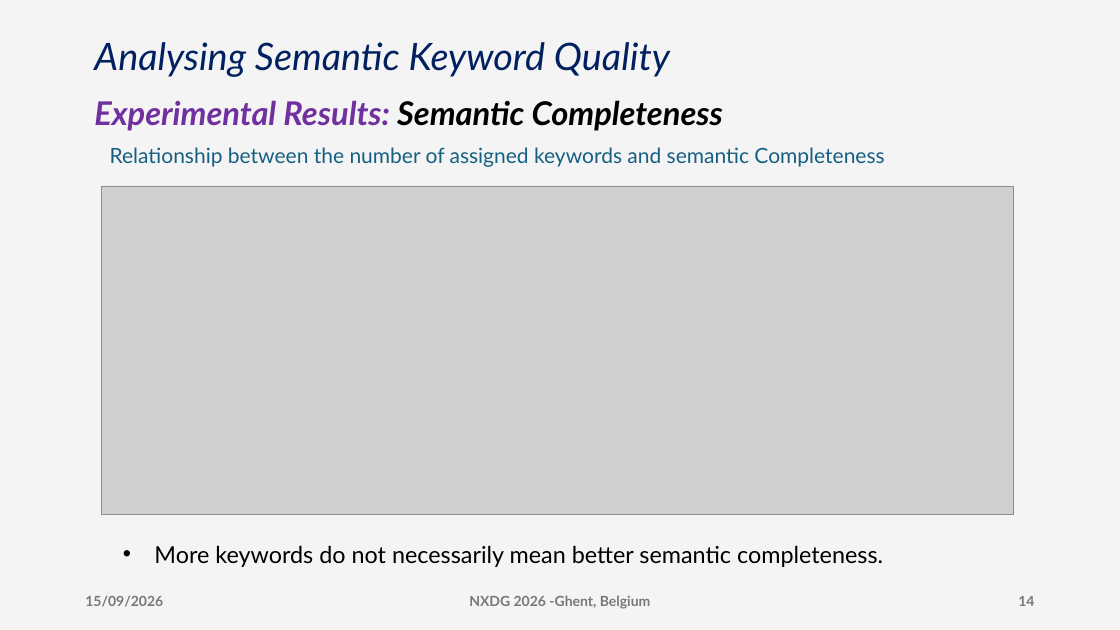
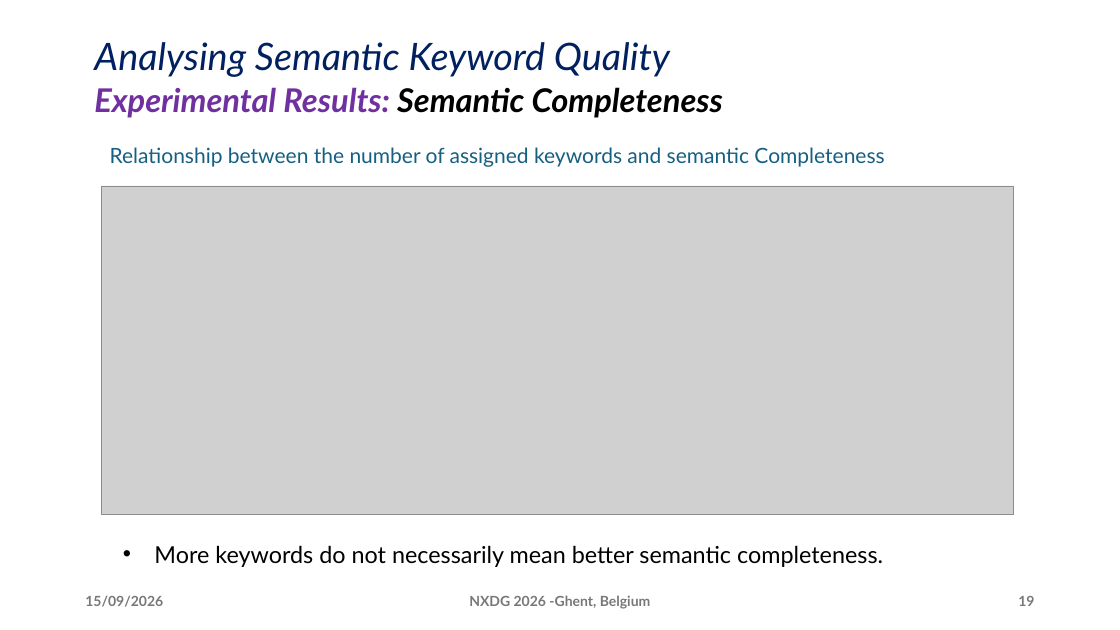
Before and after one commit to DeperiasKerre/deperiaskerre.github.io, a slide deck: slide 19 of slides/nxdg_2026_Deperias.pptx (slide 14 before the commit). Drawn at 1120x630 pixels with LibreOffice and Linux fonts; fonts in the diff are those of the drawing; grey boxes stand for pictures. Boxes give left, top, right and bottom in pixels: in the first picture for what was removed or moved away, otherwise in the second. Text is boxed around its words. In the diff, an @@ line names an element or a change of style, - is before the commit and + after.

```diff
--- a/slides/nxdg_2026_Deperias.pptx
+++ b/slides/nxdg_2026_Deperias.pptx
@@ background #D1D1D1 at 23% opacity to #FFFFFF @@
@@ text "Experimental Results: Semantic Completeness": place and size @@
-text "Experimental Results: Semantic Completeness" at [94, 100, 723, 131]
+text "Experimental Results: Semantic Completeness" at [94, 87, 723, 118]
@@ page number at [1018, 596, 1034, 606]: text changed @@
-14
+19
```
Also in this commit, not shown: 17 other slides changed, 3 slides added.
